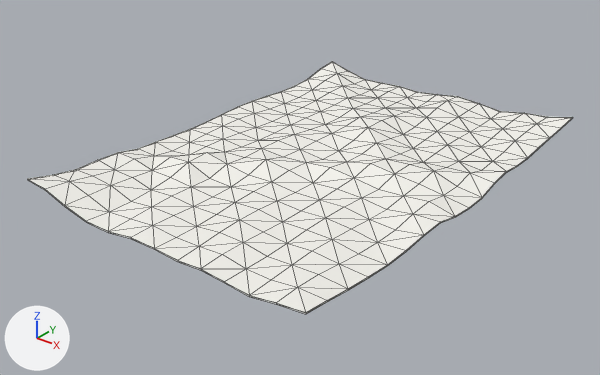
One commit to the glTF model models/objects/enviroments/09/paper/09_paper_A4_slightly_crumpled.glb: the scene before it, then after it.
Rendered twice from a camera (50 mm lens) standing at (0.291, -0.387, 0.221) and looking at (-0.005, -0.016, -0.009). Lighting does not change. The marker at lower left points along +X, +Y and +Z. The first picture is the older version. Mesh edges are drawn as thin lines. Where no turn or scale is listed for an object, it has been applied to the vertices. Vertices at exactly the same position are counted once.

Objects in the first picture: 'crumpled_A4_sheet_visible_top'.
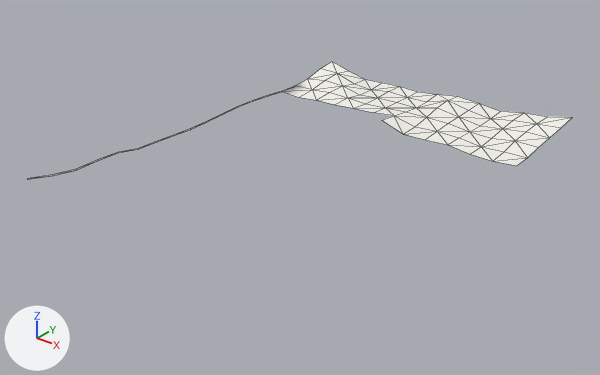
Pixel boxes [x1, y1, x2, y2] of what changed, in the pictures (600 x 375 px):
'crumpled_A4_sheet_visible_top', reshaped (53% shorter): before [27, 62, 573, 314]; after [27, 62, 572, 180]
part 1 of me_crumpled_a4_sheet_visible_top_001, deleted: before [27, 91, 573, 314]

The edits, one by one:
me_crumpled_a4_sheet_visible_top_001 is used by ob_crumpled_a4_sheet_visible_top; location (0.0, 0.0, 0.0).
me_crumpled_a4_sheet_visible_top_001 had 307 vertices, 552 faces and spanned x -0.105..0.105, y -0.147..0.147, z 0.005..0.016.
me_crumpled_a4_sheet_visible_top_001 now has 102 vertices, 138 faces and spans x -0.105..0.103, y -0.146..0.147, z 0.005..0.016.
Part 1, on me_crumpled_a4_sheet_visible_top_001:
205 vertices are removed from x -0.102..0.105, y -0.147..0.147, z 0.005..0.016.
414 faces are deleted.
